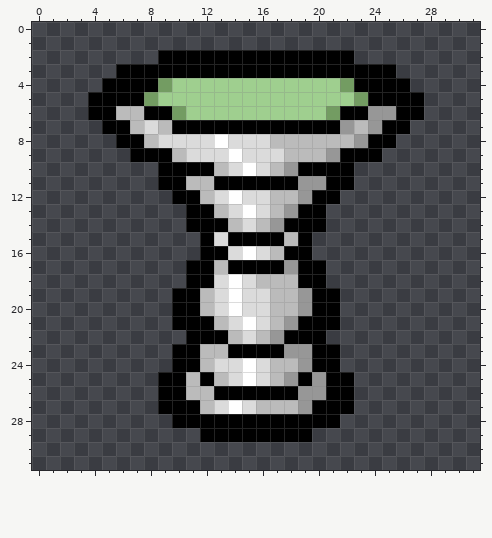
Pixel-art sprite: resources/gfx/items/collectibles/Birdbath.png. This is how it looked before the edit.
The file is 32x32 pixels.
Now the later version:
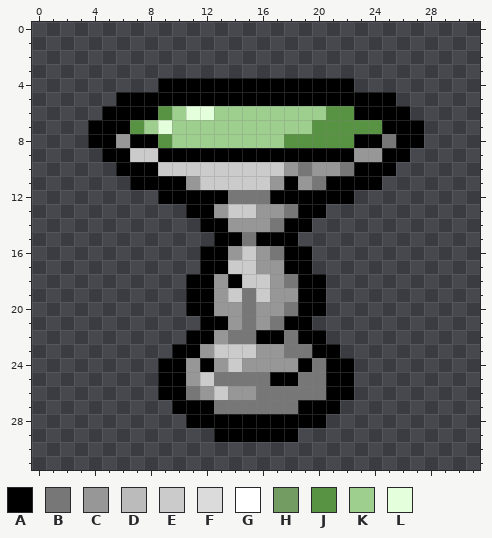
Palette (. is transparent): A #000000  B #777777  C #979797  D #bbbbbb  E #cbcbcb  F #dbdbdb  G #ffffff  H #739c62  J #579343  K #9fcf8f  L #e3ffdb
From old to new:
@@ x 0..31 @@
  1 ................................
- 2 .........AAAAAAAAAAAAAA.........
- 3 ......AAAAAAAAAAAAAAAAAAAA......
- 4 .....AAAAHKKKKKKKKKKKKHAAAA.....
- 5 ....AAAAHKKKKKKKKKKKKKKHAAAA....
- 6 ....AADDAAHKKKKKKKKKKHAACCAA....
- 7 .....AADFDAAAAAAAAAAAACDCAA.....
- 8 ......AADFFFFGFFFDDDDDDCAA......
- 9 .......AAADFFFGFFFDDDCAAA.......
-10 .........AAAADFGFDCAAAA.........
-11 .........AADDAAAAAACCAA.........
-12 ..........AADFGFFDDCAA..........
-13 ...........AADFGFDCAA...........
-14 ...........AAADFDCAAA...........
-15 ............AFAAAADA............
-16 ............AAFGFDAA............
-17 ...........AADAAAACAA...........
-18 ...........AAFGFDDDAA...........
-19 ..........AADFGFFDDCAA..........
-20 ..........AADFGFFDDCAA..........
-21 ..........AAADFGFDCAAA..........
-22 ...........AAADFDCAAA...........
-23 ..........AADDAAAACCAA..........
-24 ..........AADFFGFDDCAA..........
-25 .........AADADFGFDCACAA.........
-26 .........AADDAAAAAACCAA.........
-27 .........AAADFGFDDDCAAA.........
-28 ..........AAAAAAAAAAAA..........
-29 ............AAAAAAAA............
+ 2 ................................
+ 3 ................................
+ 4 .........AAAAAAAAAAAAAA.........
+ 5 ......AAAAAAAAAAAAAAAAAAAA......
+ 6 .....AAAAJKLLKKKKKKKKJJAAAA.....
+ 7 ....AAAJKLKKKKKKKKKKJJJJJAAA....
+ 8 ....AACAAJKKKKKKKKJJJJJAABAA....
+ 9 .....AAEEAAAAAAAAAAAAAACCAA.....
+10 ......AAAEEEEEEEEECBCCBAAA......
+11 .......AAAACEEEEECACBAAAA.......
+12 .........AAAAABBBAAAAAA.........
+13 ...........AACEECCBAA...........
+14 ............AACCCBAA............
+15 .............AABAAA.............
+16 ............AACECBAA............
+17 ............AAEECCAA............
+18 ...........AACAEECBAA...........
+19 ...........AACEBECCAA...........
+20 ...........AACCBCCBAA...........
+21 ............AACBCBAA............
+22 ...........AACBBAABAA...........
+23 ..........AACEEECCBBAA..........
+24 .........AACACECCCCABAA.........
+25 .........AACEBBBBAABBAA.........
+26 .........AABCECCBBBBBAA.........
+27 ..........AAABBBBBBAAA..........
+28 ...........AAAAAAAAAA...........
+29 .............AAAAAA.............
 30 ................................
Where, in picture pixels (left, top, right, bottom), the same in both pictures:
changed: (88, 50, 424, 442)
